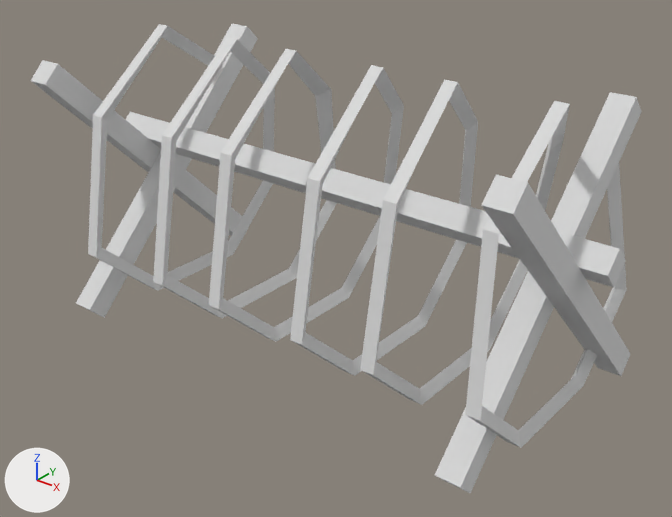
Renders of the glTF model models/ultimate-pack/low-poly-10/m/ww2-trenches-wire.glb from each side of a commit.
Before and after are seen from a 50 mm camera at (2.2, -2.69, 2.02) aimed at (0.09, -0.06, 0.39). Arrows for +X, +Y and +Z are at lower left; the lights stay in place. The first picture is the older version. Where no turn or scale is listed for an object, it has been applied to the vertices.

Script lines for the objects in view, before the commit:
```python
mat_17_grey_darkest = principled_material('17 GREY-DARKEST')
mat_17_grey_darkest.base_color = (0.8, 0.8, 0.8)  # white #e7e7e7
mat_17_grey_darkest.metallic = 0.4
mat_17_grey_darkest.roughness = 1.0
mat_20_grey = principled_material('20 GREY')
mat_20_grey.base_color = (0.8, 0.8, 0.8)  # white #e7e7e7
mat_20_grey.metallic = 0.4
mat_20_grey.roughness = 1.0
me_trenches_wire = bpy.data.meshes.new('trenches-wire')
me_trenches_wire.from_pydata(...)  # 173 vertices, 322 faces; spans x -1.2..1.2, y -0.57..0.57, z -0.04..1.18
# faces by material slot: [254, 68]
me_trenches_wire.materials.append(mat_17_grey_darkest)  # white #e7e7e7
me_trenches_wire.materials.append(mat_20_grey)  # white #e7e7e7
ob_trenches_wire = bpy.data.objects.new('trenches-wire', me_trenches_wire)
ob_trenches_wire.location = (0.017, 0.0, 0.0)
```
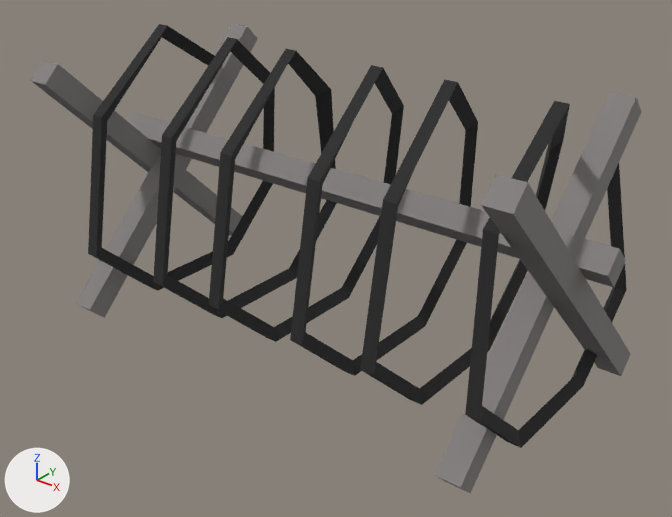
Location of each change, (x1, y1, x2, y2) in pixels of the pictures (672 x 517 px):
'trenches-wire', recoloured (white to grey): (30, 24, 642, 493) in both

Diff of the bpy script that builds the scene:
```diff
--- a/models/ultimate-pack/low-poly-10/m/ww2-trenches-wire.glb.py
+++ b/models/ultimate-pack/low-poly-10/m/ww2-trenches-wire.glb.py
@@ mat_17_grey_darkest @@
 mat_17_grey_darkest = principled_material('17 GREY-DARKEST')
-mat_17_grey_darkest.base_color = (0.8, 0.8, 0.8)  # white #e7e7e7
+mat_17_grey_darkest.base_color = (0.0222, 0.0222, 0.0222)  # black #292929
 mat_17_grey_darkest.metallic = 0.4
@@ mat_20_grey @@
 mat_20_grey = principled_material('20 GREY')
-mat_20_grey.base_color = (0.8, 0.8, 0.8)  # white #e7e7e7
+mat_20_grey.base_color = (0.242, 0.223, 0.223)  # grey #878282
 mat_20_grey.metallic = 0.4
```
